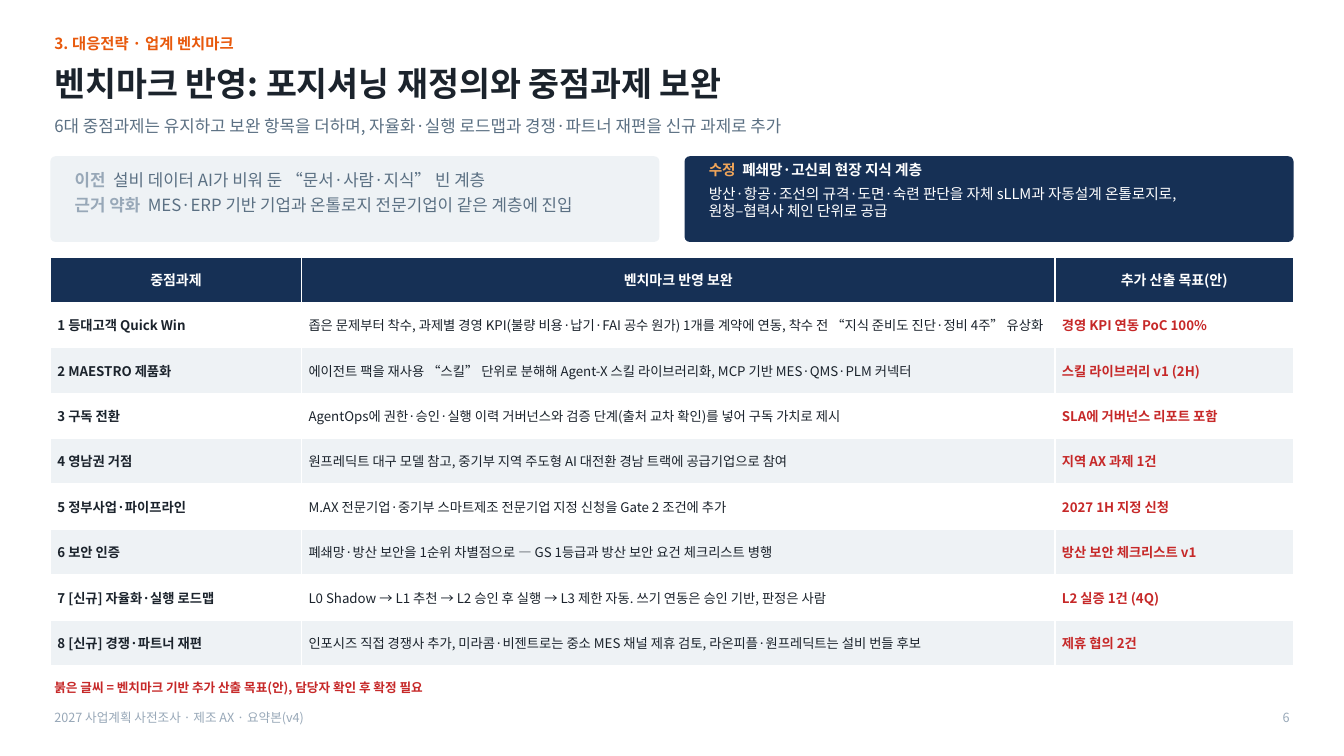
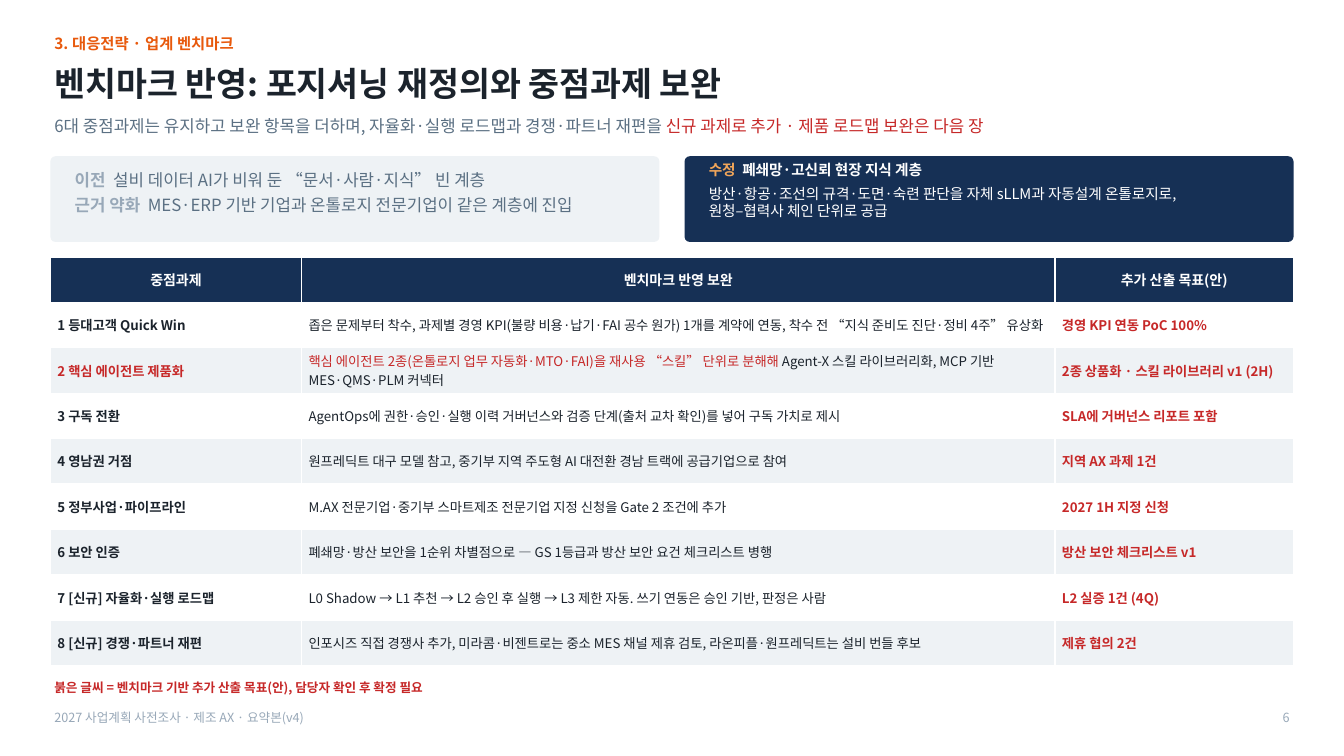
Before and after one commit to Jacob-Yeom/claude, a slide deck: slide 7 of output/2027_mfg_AX_summary_v4_1_product_roadmap_supplement.pptx. Drawn at 1344x756 pixels with LibreOffice and Linux fonts; fonts in the diff are those of the drawing. Boxes give left, top, right and bottom in pixels: in the first picture for what was removed or moved away, otherwise in the second. Text is boxed around its words. In the diff, an @@ line names an element or a change of style, - is before the commit and + after.

```diff
--- a/output/2027_mfg_AX_summary_v4_1_product_roadmap_supplement.pptx
+++ b/output/2027_mfg_AX_summary_v4_1_product_roadmap_supplement.pptx
@@ text at box(54, 118, 983, 135): text changed @@
-6대 중점과제는 유지하고 보완 항목을 더하며, 자율화·실행 로드맵과 경쟁·파트너 재편을 신규 과제로 추가
+6대 중점과제는 유지하고 보완 항목을 더하며, 자율화·실행 로드맵과 경쟁·파트너 재편을 신규 과제로 추가 · 제품 로드맵 보완은 다음 장
@@ table at box(50, 257, 1294, 665) @@
-row 3: 2 MAESTRO 제품화 | 에이전트 팩을 재사용 “스킬” 단위로 분해해 Agent-X 스킬 라이브러리화, MCP 기반 MES·QMS·PLM 커넥터 | 스킬 라이브러리 v1 (2H)
+row 3: 2 핵심 에이전트 제품화 | 핵심 에이전트 2종(온톨로지 업무 자동화·MTO·FAI)을 재사용 “스킬” 단위로 분해해 Agent-X 스킬 라이브러리화, MCP 기반 MES·QMS·PLM 커넥터 | 2종 상품화 · 스킬 라이브러리 v1 (2H)
```
Also in this commit, not shown: 9 other slides changed, 2 other files.
